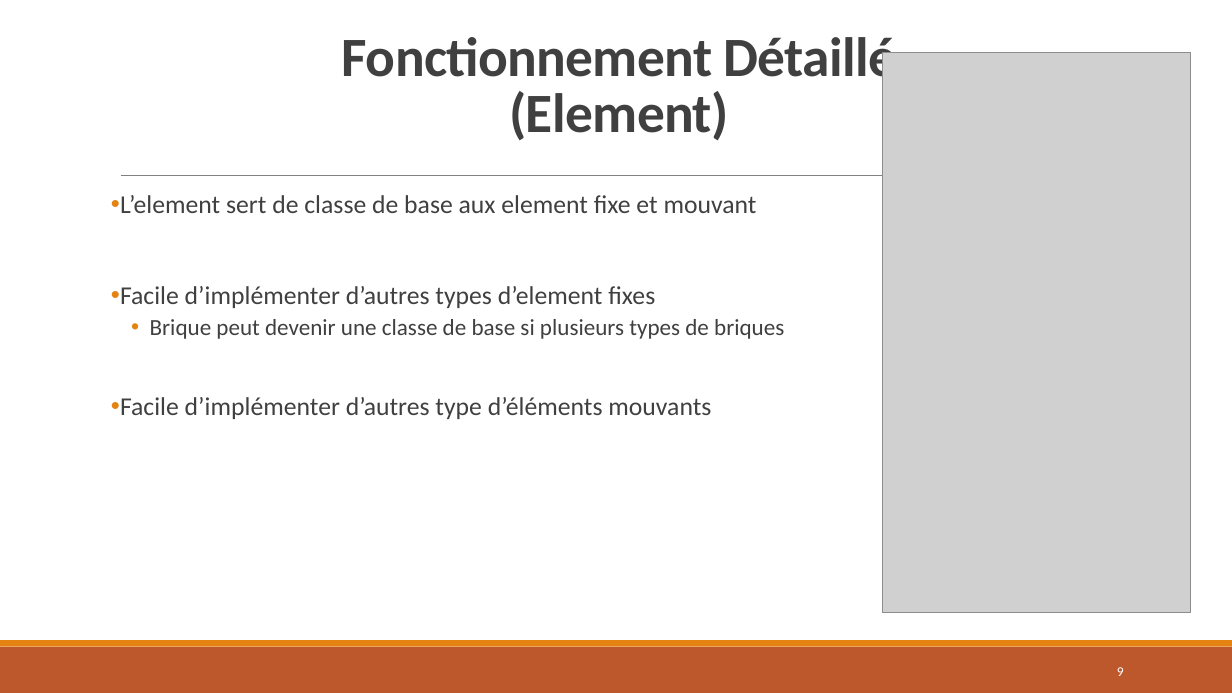
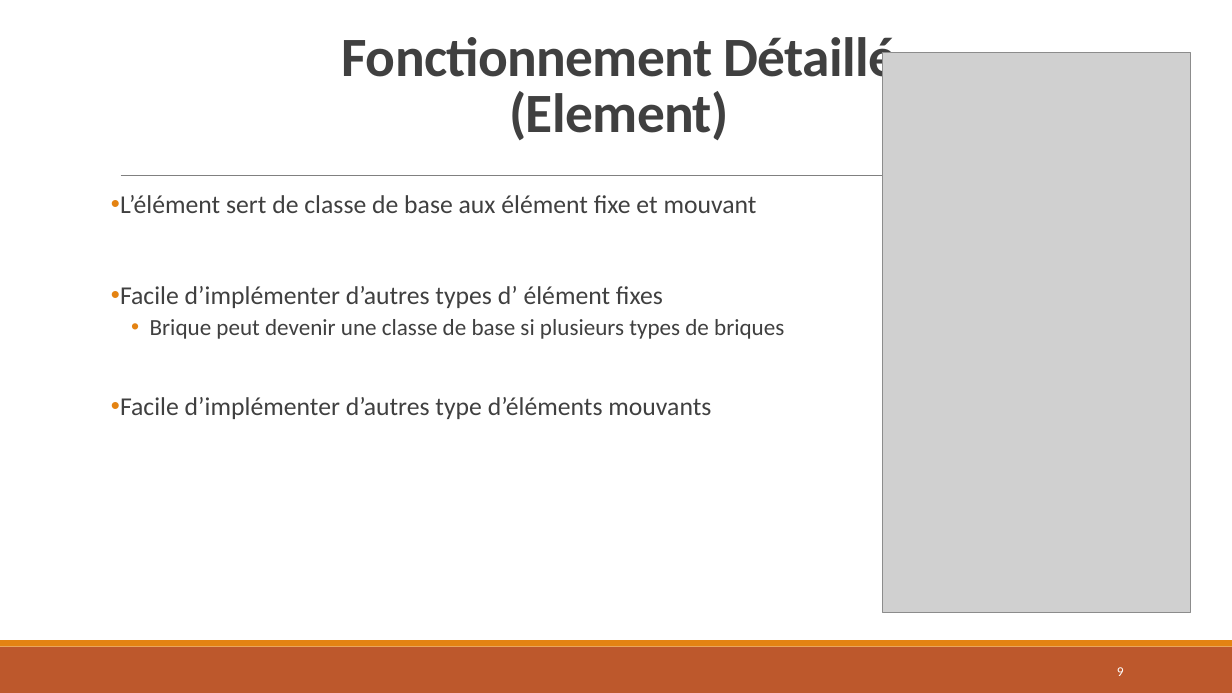
Before and after one commit to Skabran/Casse-Brique-Projet, a slide deck: slide 9 of Presentation_casse_brique.pptx. Drawn at 1232x693 pixels with LibreOffice and Linux fonts; fonts in the diff are those of the drawing; grey boxes stand for pictures. Boxes give left, top, right and bottom in pixels: in the first picture for what was removed or moved away, otherwise in the second. Text is boxed around its words. In the diff, an @@ line names an element or a change of style, - is before the commit and + after.

```diff
--- a/Presentation_casse_brique.pptx
+++ b/Presentation_casse_brique.pptx
@@ text at <box>120,195,757,308</box>: text changed @@
-• L’element sert de classe de base aux element fixe et mouvant
-• Facile d’implémenter d’autres types d’element fixes
+• L’élément sert de classe de base aux élément fixe et mouvant
+• Facile d’implémenter d’autres types d’ élément fixes
```
Also in this commit, not shown: 5 other slides changed, 1 slide added.
